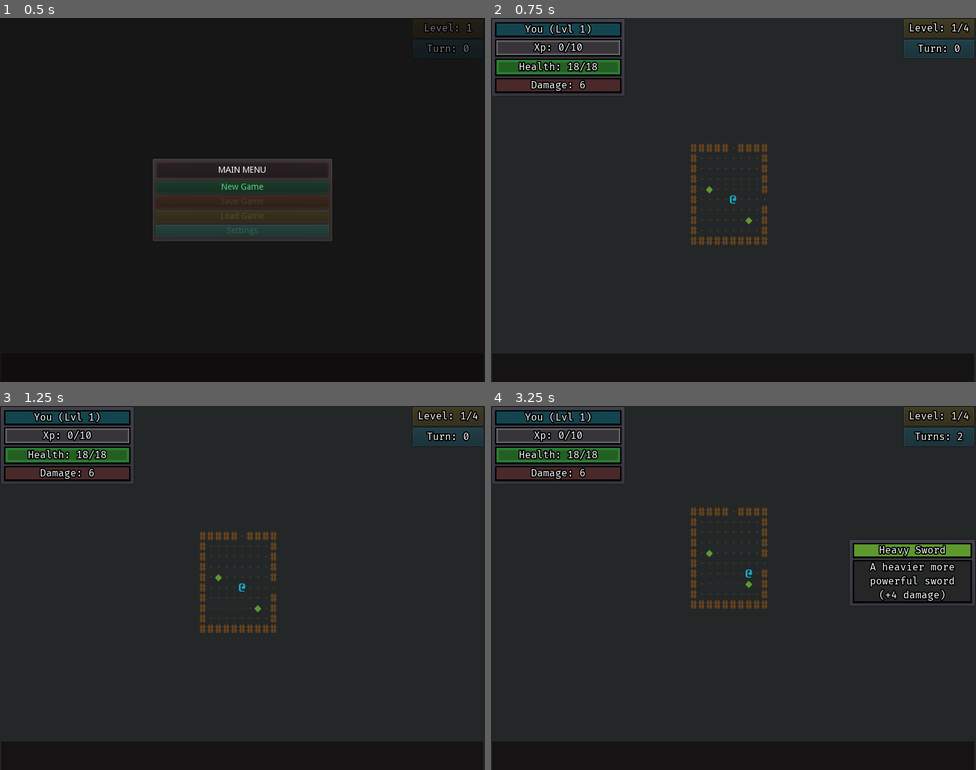
Above: before the commit, frames 1-4 (two rows, left to right).
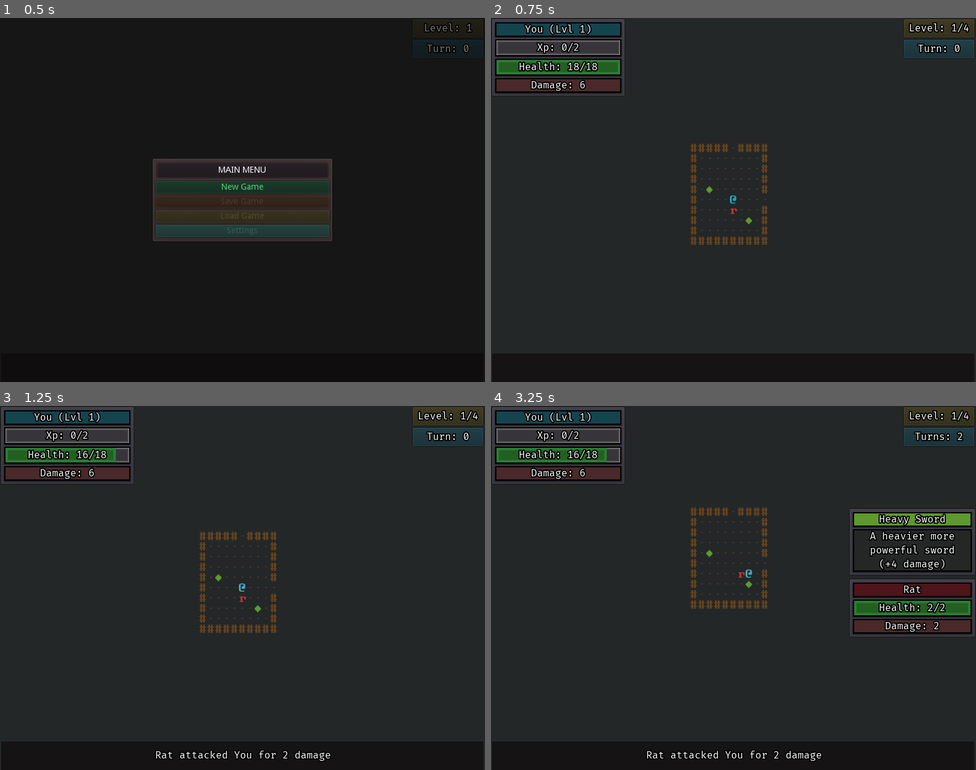
Above: after the commit, the same moments.

Repository: ZenCoderGames/ZRoguelikeGame
Game: Godot game, scene res://scene/main/MainScene.tscn
The game is run twice, just before and just after one commit, with the same random seed, the same clock (stepped at 60 frames per second) and the same inputs.
Inputs:
- Up to frame 1 (0.5 s): no input
- Up to frame 2 (0.75 s): click "New Game" at 0.5 s
- Up to frame 3 (1.25 s): no input
- Up to frame 4 (3.25 s): tap Enter at 1.25, 2.75 s; hold Right (move_right) 1.28-2.03 s; tap S (cam_move_down) at 1.35 s; tap Space at 2 s; hold Down (move_down) 2.03-2.78 s; tap A (cam_move_left) at 2.1 s; hold Right (move_right) from 2.78 s (still down); tap D (cam_move_right) at 2.85 s

Frame 1 is identical in both runs. In frame 2, 0.2% of the frame differs, in the area x 8-51%, y 6-54%; in frame 3, 0.6%; in frame 4, 7.4%, in the area x 8-100%, y 6-98%.

Commit message:
Level Up System

Diff:
--- a/scene/main/MainScene.tscn
+++ b/scene/main/MainScene.tscn
@@ -43,6 +43,7 @@
 [node name="Battle" type="Node2D" parent="."]
 script = ExtResource( 4 )
 timeBetweenMoves = 0.2
+debugSpawnEnemyInFirstRoom = "RAT"
 debugSpawnItemInFirstRoom = "HEAVY_SWORD"
 
 [node name="PlayerInput" type="Node" parent="Battle"]
--- a/scripts/battle/instance/characters/Character.gd
+++ b/scripts/battle/instance/characters/Character.gd
@@ -123,6 +123,17 @@
 
 	return statBaseValue
 
+func modify_absolute_stat_value(statType, modifierValue):
+	# iterate through char
+	for stat in stats:
+		if stat.type == statType:
+			stat.modify_absolute_value(stat.get_value() + modifierValue)
+			emit_signal("OnStatChanged", self)
+			return stat.get_value()
+
+	print("ERROR: Can't find stat type - ", statType)
+	return null
+
 func modify_stat_value(statType, modifierValue):
 	# iterate through char
 	for stat in stats:
@@ -144,6 +155,17 @@
 			return stat.get_value()
 
 	print("ERROR: Can't find stat type - ", statModifierData.type)
+	return null
+
+func refresh_linked_stat_value(statType):
+	# iterate through char
+	for stat in stats:
+		if stat.type == statType:
+			stat.update_from_modified_linked_stat()
+			emit_signal("OnStatChanged", self)
+			return stat.get_value()
+
+	print("ERROR: Can't find stat type - ", statType)
 	return null
 
 # ITEMS
--- a/scripts/battle/instance/characters/PlayerCharacter.gd
+++ b/scripts/battle/instance/characters/PlayerCharacter.gd
@@ -6,8 +6,9 @@
 signal OnPlayerReachedExit()
 signal OnPlayerReachedEnd()
 signal OnXPGained()
+signal OnLevelUp()
 
-var levelXpList:Array = [0, 10, 25, 50, 100, 200, 400, 800, 1600]
+var levelXpList:Array = [0, 2, 25, 50, 100, 200, 400, 800, 1600]
 var xp:int = 0
 var currentLevel:int = 0
 
@@ -58,11 +59,21 @@
 
 func _gain_xp(val:int):
 	xp = xp + val
+	var prevLevel = currentLevel
 	currentLevel = -1
 	for levelXp in levelXpList:
 		if xp>levelXp:
 			currentLevel = currentLevel + 1
+	if prevLevel<currentLevel:
+		_level_up()
 	emit_signal("OnXPGained")
+
+func _level_up():
+	modify_absolute_stat_value(StatData.STAT_TYPE.VITALITY, 1)
+	modify_absolute_stat_value(StatData.STAT_TYPE.STRENGTH, 1)
+	refresh_linked_stat_value(StatData.STAT_TYPE.HEALTH)
+	refresh_linked_stat_value(StatData.STAT_TYPE.DAMAGE)
+	emit_signal("OnLevelUp")
 
 func get_xp():
 	return xp
--- a/scripts/battle/instance/stats/Stat.gd
+++ b/scripts/battle/instance/stats/Stat.gd
@@ -15,6 +15,7 @@
 func add_link_to_stat(stat:Stat, statMultiplier:float):
 	linkedStat = stat
 	linkedStatMultiplier = statMultiplier
+	baseValue = get_base_value()
 	value = get_base_value()
 
 func get_value():
@@ -27,9 +28,21 @@
 	return baseValue
 
 func modify_value(newValue:float):
-	value = clamp(newValue, 0, get_base_value())
+	value = clamp(newValue, 0, baseValue)
 	return value
 
 func modify_base_value(newBaseValue:float):
 	baseValue = newBaseValue
 	return baseValue
+
+func modify_absolute_value(newValue:float):
+	baseValue = newValue
+	value = newValue
+	return newValue
+
+func update_from_modified_linked_stat():
+	var prevBaseValue:int = baseValue
+	var newBaseValue:int = get_base_value()
+	var diff:int = newBaseValue - prevBaseValue
+	baseValue = newBaseValue
+	value = value + diff
